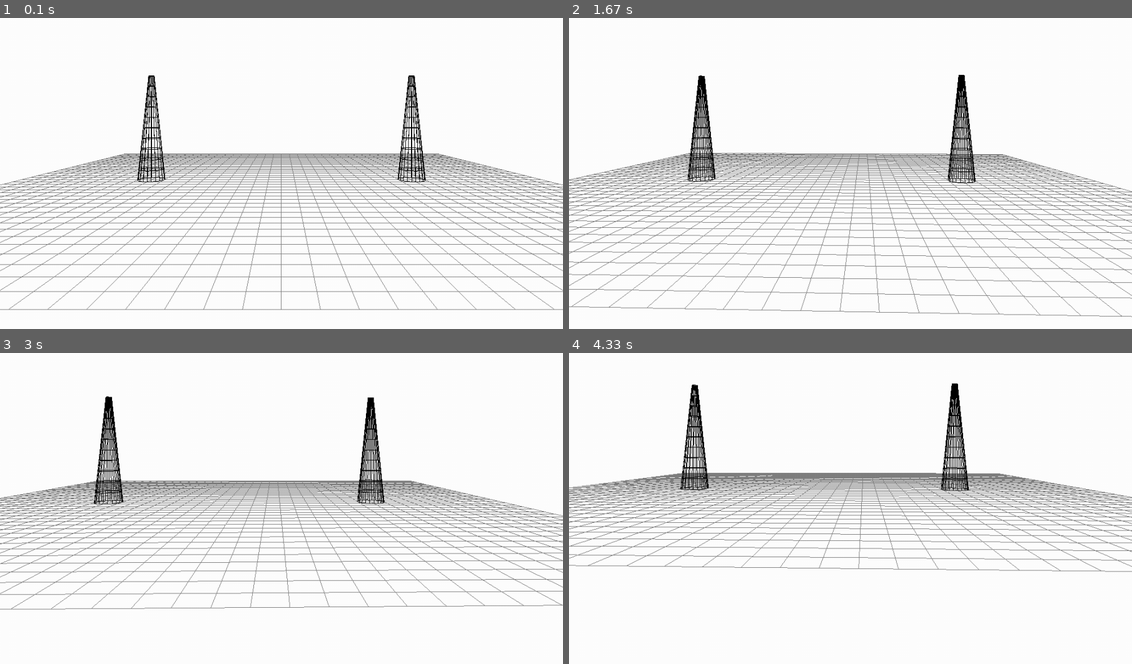
Above: before the commit, frames 1-4 (two rows, left to right).
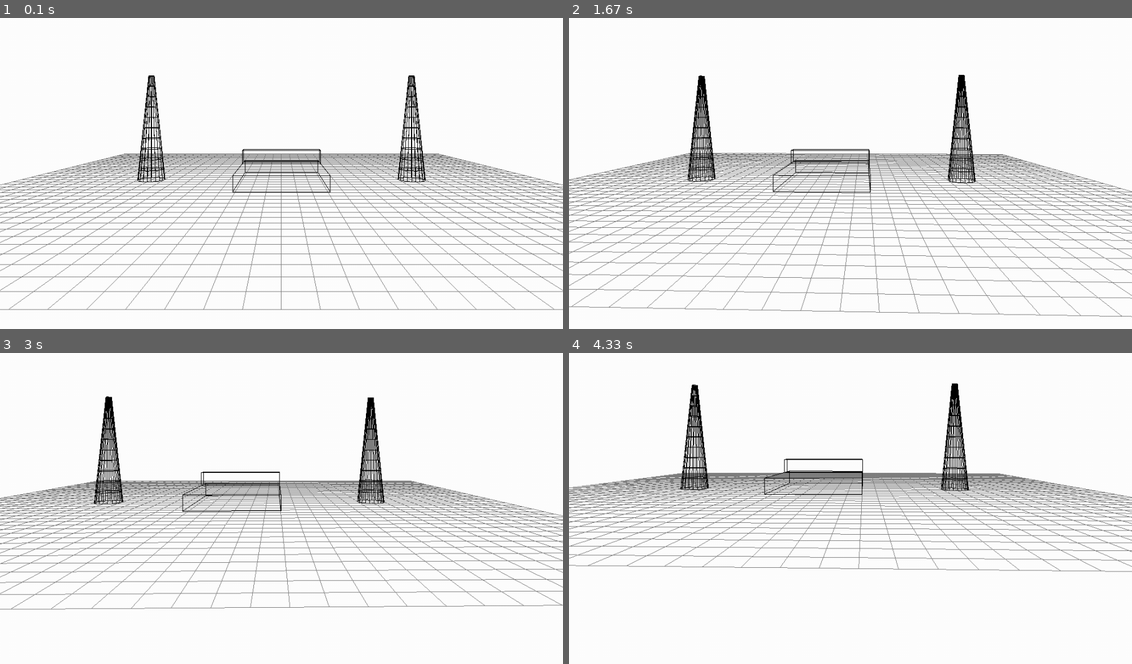
Above: after the commit, the same moments.

Repository: mattcmerritt/graphics-project-2
Game: pygame game, started from lookAtMeWithCamera_pygame.py
The game is run twice, just before and just after one commit, with the same random seed, the same clock (stepped at 60 frames per second) and the same inputs.
Inputs:
- Up to frame 1 (0.1 s): no input
- Up to frame 2 (1.67 s): hold Right 0.33-0.8 s; hold Right 0.83-1.3 s; hold D 0.83-1.3 s; hold Left from 1.33 s (still down); hold A from 1.33 s (still down)
- Up to frame 3 (3 s): release Left at 1.87 s; release A at 1.87 s; hold Left 1.9-2.3 s; hold A 1.9-2.3 s; tap E at 2.05 s; hold Right 2.33-2.97 s; hold D 2.33-2.97 s
- Up to frame 4 (4.33 s): hold Left 3-3.47 s; hold A 3-3.47 s; hold Right 3.5-3.97 s; hold D 3.5-3.97 s; tap E at 3.65 s; hold Right from 4 s (still down); hold D from 4 s (still down)

The runs differ from the first frame. In frame 1, 0.5% of the frame differs, in the area x 41-59%, y 42-57%; in frame 2, 0.5%, in the area x 36-54%, y 42-57%; in frame 3, 0.4%; in frame 4, 0.4%.

Commit message:
added basic car body

Diff:
--- a/lookAtMeWithCamera_pygame.py
+++ b/lookAtMeWithCamera_pygame.py
@@ -177,7 +177,7 @@
     glColor3f(0.0, 0.0, 0.0)  # Set color to black for contrast against white background
     drawCone(-10, 0, 0)
     drawCone(10, 0, 0)
-    drawCar()
+    drawCar(0, 0.75, 2)
 
     # for i in range(-3,4):     # i goes from -3 to 3 (inclusive)
     #     for j in range(-3,4): # j does the same
@@ -204,9 +204,54 @@
     gluCylinder(tube, 1, 0.2, 8, 20, 10)  # Base radius, top radius, height, 20 slices and stacks
     glPopMatrix()
 
-def drawCar():
+def drawCar(x, y, z):
     # drawWheel should be called 4 times in here
-    pass
+    glPushMatrix()
+    glTranslatef(x, y, z)
+    drawRect(6, 1, 8) # body
+
+    # spoiler
+    glPushMatrix()
+    glTranslatef(0, 1, -2.5)
+    drawRect(6, 1, 1)
+    glPopMatrix()
+
+    glPopMatrix()
+
+def drawRect(w, h, l):
+    glPushMatrix()
+    # note: "front" = side toward initial camera
+    # top
+    glBegin(GL_LINE_LOOP)
+    glVertex3f(-w/2, h/2, -l/2) # front left
+    glVertex3f(w/2, h/2, -l/2) # front right
+    glVertex3f(w/2, h/2, l/2) # back right
+    glVertex3f(-w/2, h/2, l/2) # back left
+    glEnd()
+    # bottom
+    glBegin(GL_LINE_LOOP)
+    glVertex3f(-w/2, -h/2, -l/2) # front left
+    glVertex3f(w/2, -h/2, -l/2) # front right
+    glVertex3f(w/2, -h/2, l/2) # back right
+    glVertex3f(-w/2, -h/2, l/2) # back left
+    glEnd()
+    # connectors
+    glBegin(GL_LINES)
+    # front left
+    glVertex3f(-w/2, h/2, -l/2)
+    glVertex3f(-w/2, -h/2, -l/2)
+    # front right
+    glVertex3f(w/2, h/2, -l/2)
+    glVertex3f(w/2, -h/2, -l/2)
+    # back right
+    glVertex3f(w/2, h/2, l/2)
+    glVertex3f(w/2, -h/2, l/2)
+    # back left
+    glVertex3f(-w/2, h/2, l/2)
+    glVertex3f(-w/2, -h/2, l/2)
+    glEnd()
+
+    glPopMatrix()
 
 def drawWheel():
     pass
